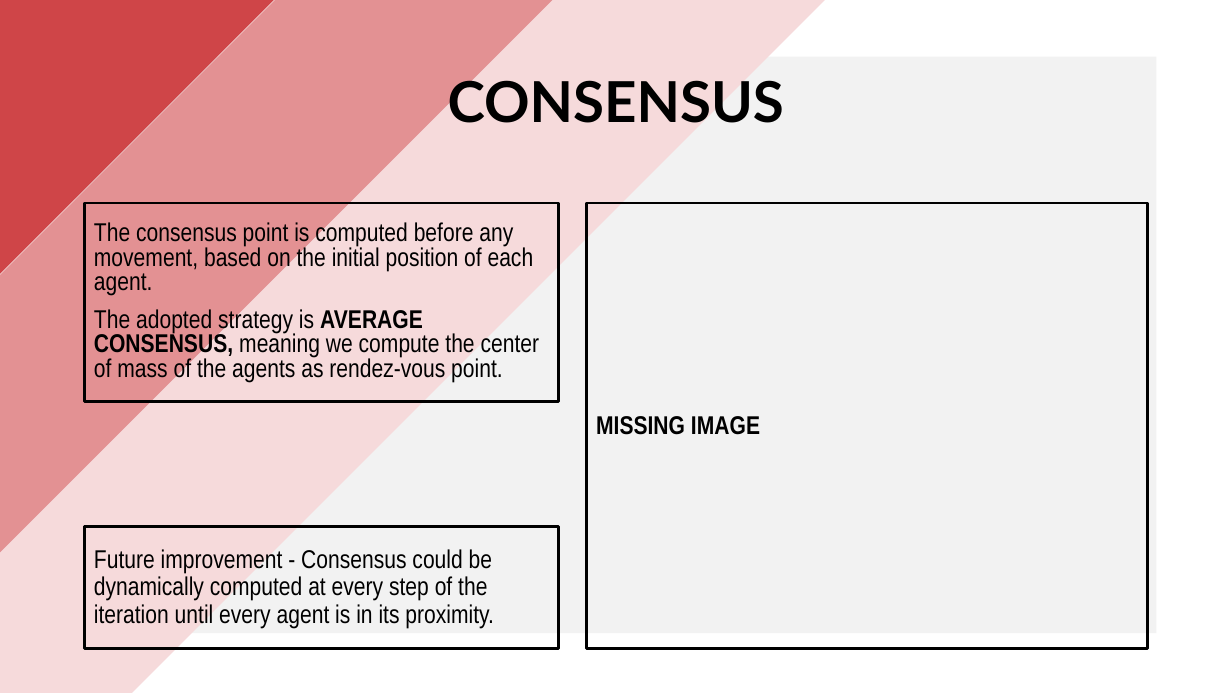
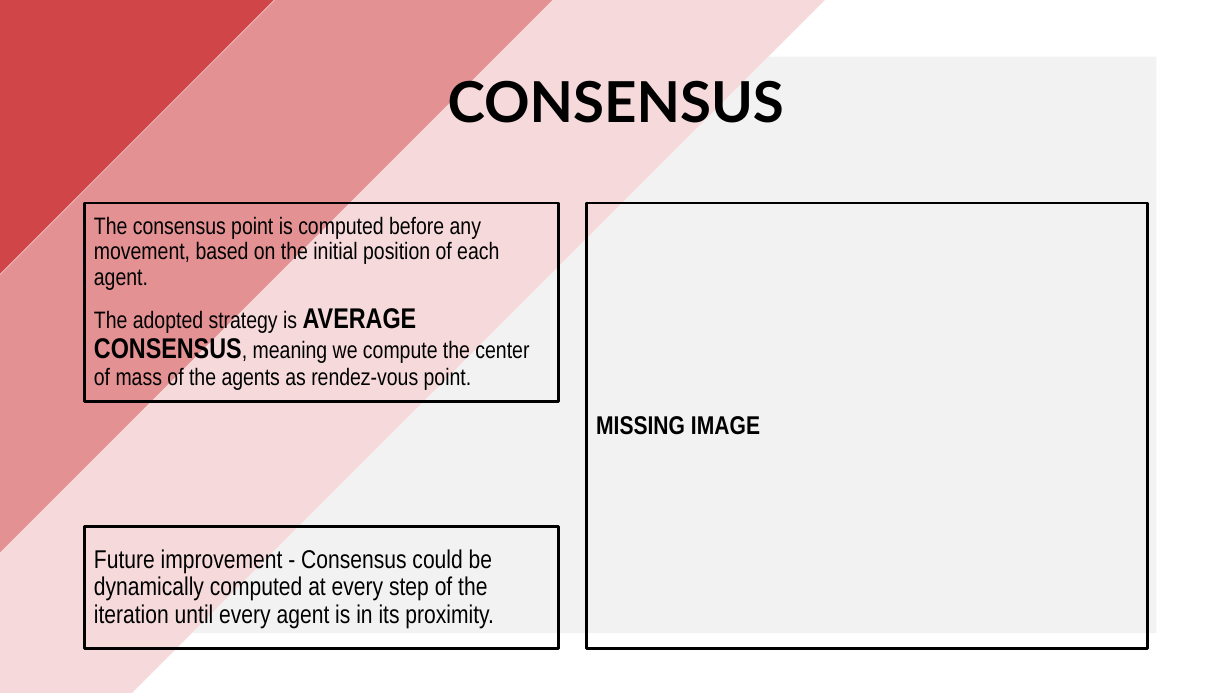
Before and after one commit to PippoGot/R-C2, a slide deck: slide 4 of documentation/presentation.pptx. Drawn at 1232x693 pixels with LibreOffice and Linux fonts; fonts in the diff are those of the drawing. Boxes give left, top, right and bottom in pixels: in the first picture for what was removed or moved away, otherwise in the second. Text is boxed around its words. In the diff, an @@ line names an element or a change of style, - is before the commit and + after.

```diff
--- a/documentation/presentation.pptx
+++ b/documentation/presentation.pptx
@@ text "The consensus point is computed ..." at <box>85,203,558,402</box>: size 20 to 18.5 pt; size 20 to 22.2 pt in "AVERAGE CONSENSUS,"; bold off in "CONSENSUS,"; line spacing 0.8 to 0.9 @@
```
Also in this commit, not shown: 4 other slides changed, 8 slides added, 2 slides removed, 17 other files.
